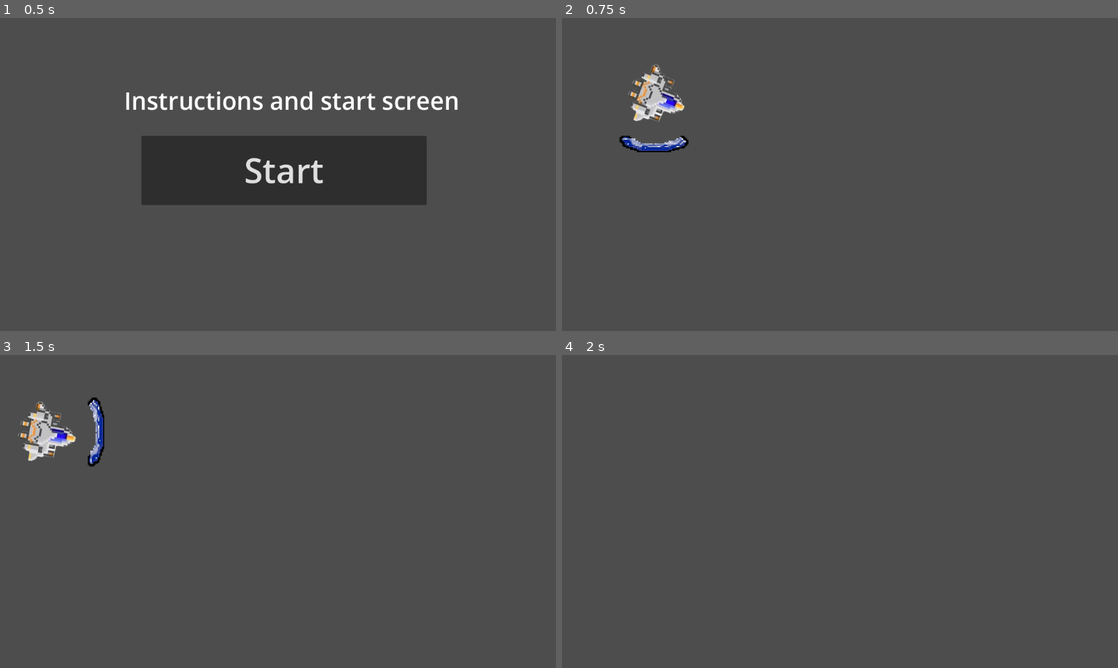
Above: before the commit, frames 1-4 (two rows, left to right).
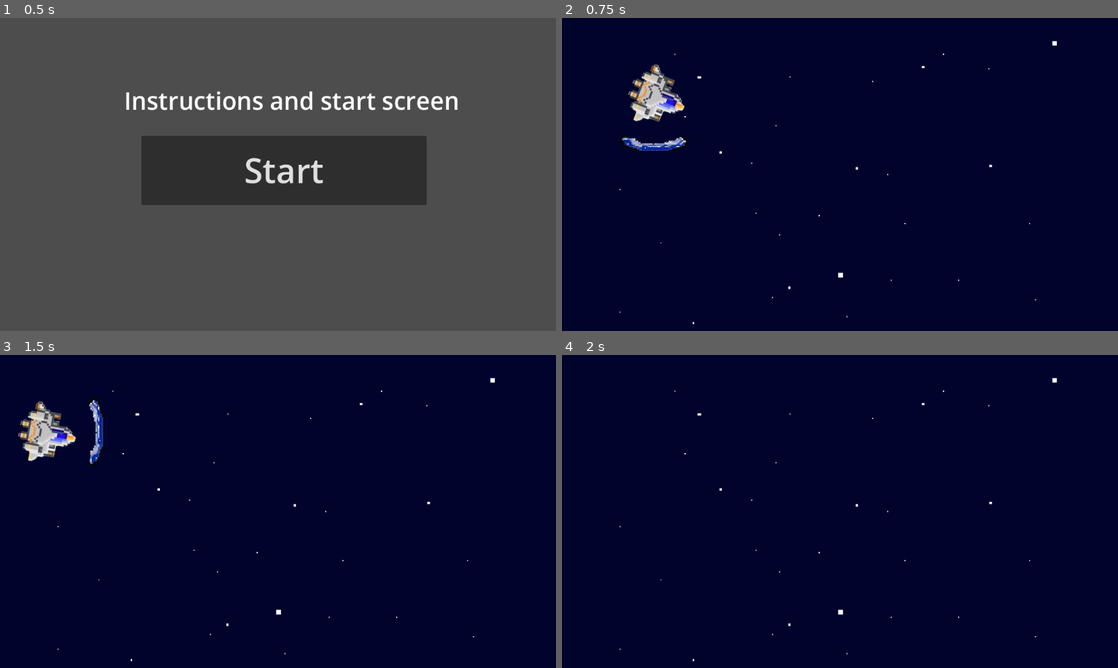
Above: after the commit, the same moments.

Repository: bookworm6/GodsOfPixels
Game: Godot game, scene res://source/instructions.tscn
The game is run twice, just before and just after one commit, with the same random seed, the same clock (stepped at 60 frames per second) and the same inputs.
Inputs (mouse positions are in pixels of both pictures, inside the frame that each line leads up to):
- Up to frame 1 (0.5 s): no input
- Up to frame 2 (0.75 s): click "Start" at 0.5 s
- Up to frame 3 (1.5 s): tap Enter at 1.25 s; move the mouse to (400, 495) at 1.27 s; hold Right (ui_right) from 1.28 s (still down); hold A (a) from 1.28 s (still down)
- Up to frame 4 (2 s): keep holding Right (ui_right); keep holding A (a); tap D (d) at 1.55 s

Frame 1 is identical in both runs. In frame 2, 99% of the frame differs, in the area x 0-100%, y 0-100%; in frame 3, 99%; in frame 4, 100%.

Commit message:
added background and changed bullet color

Diff:
--- a/project/source/Bullet.tscn
+++ b/project/source/Bullet.tscn
@@ -1,10 +1,16 @@
-[gd_scene load_steps=5 format=3 uid="uid://pbiqg4kwd8po"]
+[gd_scene load_steps=6 format=3 uid="uid://pbiqg4kwd8po"]
 
 [ext_resource type="Script" path="res://source/Bullet.gd" id="1_b2x86"]
 
 [sub_resource type="CircleShape2D" id="CircleShape2D_lrx7j"]
 
+[sub_resource type="ORMMaterial3D" id="ORMMaterial3D_6u63r"]
+albedo_color = Color(1, 0.0980392, 0, 1)
+backlight_enabled = true
+backlight = Color(1, 0, 0, 1)
+
 [sub_resource type="SphereMesh" id="SphereMesh_w3j50"]
+material = SubResource("ORMMaterial3D_6u63r")
 
 [sub_resource type="CircleShape2D" id="CircleShape2D_kseku"]
 radius = 15.0
@@ -18,6 +24,7 @@
 shape = SubResource("CircleShape2D_lrx7j")
 
 [node name="MeshInstance2D" type="MeshInstance2D" parent="."]
+modulate = Color(1, 0, 0.0313726, 1)
 position = Vector2(4.76837e-07, 4.76837e-07)
 scale = Vector2(22.9313, 4.46025)
 mesh = SubResource("SphereMesh_w3j50")
--- a/project/source/main.tscn
+++ b/project/source/main.tscn
@@ -1,12 +1,18 @@
-[gd_scene load_steps=5 format=3 uid="uid://3obgln0pies6"]
+[gd_scene load_steps=6 format=3 uid="uid://3obgln0pies6"]
 
 [ext_resource type="Script" path="res://source/MAIN.gd" id="1_e62wv"]
 [ext_resource type="PackedScene" uid="uid://cmh5cgbjo3ce3" path="res://source/Player_1.tscn" id="2_hi0ow"]
+[ext_resource type="Texture2D" uid="uid://dux6ej64mwmc5" path="res://source/Images/Screenshot 2024-03-17 at 12.34.50 PM.png" id="2_wh8bx"]
 [ext_resource type="PackedScene" uid="uid://cp1t7sdcugtu8" path="res://Shield.tscn" id="4_eb0c7"]
 [ext_resource type="Script" path="res://source/Player_1.gd" id="4_su2iw"]
 
 [node name="Main" type="Node"]
 script = ExtResource("1_e62wv")
+
+[node name="background" type="Sprite2D" parent="."]
+position = Vector2(585, 478.75)
+scale = Vector2(0.907295, 0.886225)
+texture = ExtResource("2_wh8bx")
 
 [node name="CharacterBody2D" parent="." instance=ExtResource("2_hi0ow")]
 position = Vector2(190, 160)
Binary file added: project/source/Images/Screenshot 2024-03-17 at 11.53.25 AM.png
Not shown, added: project/source/Images/Screenshot 2024-03-17 at 11.53.25 AM.png.import
Binary file added: project/source/Images/Screenshot 2024-03-17 at 12.24.10 PM.png
Not shown, added: project/source/Images/Screenshot 2024-03-17 at 12.24.10 PM.png.import
Binary file added: project/source/Images/Screenshot 2024-03-17 at 12.34.50 PM.png
Not shown, added: project/source/Images/Screenshot 2024-03-17 at 12.34.50 PM.png.import
